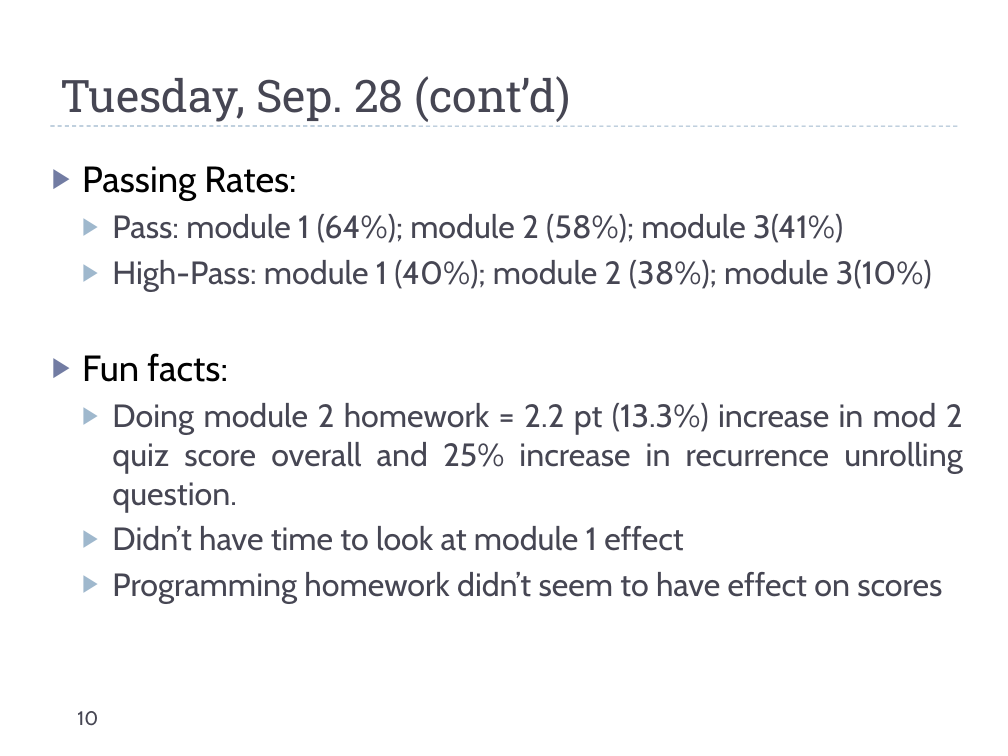
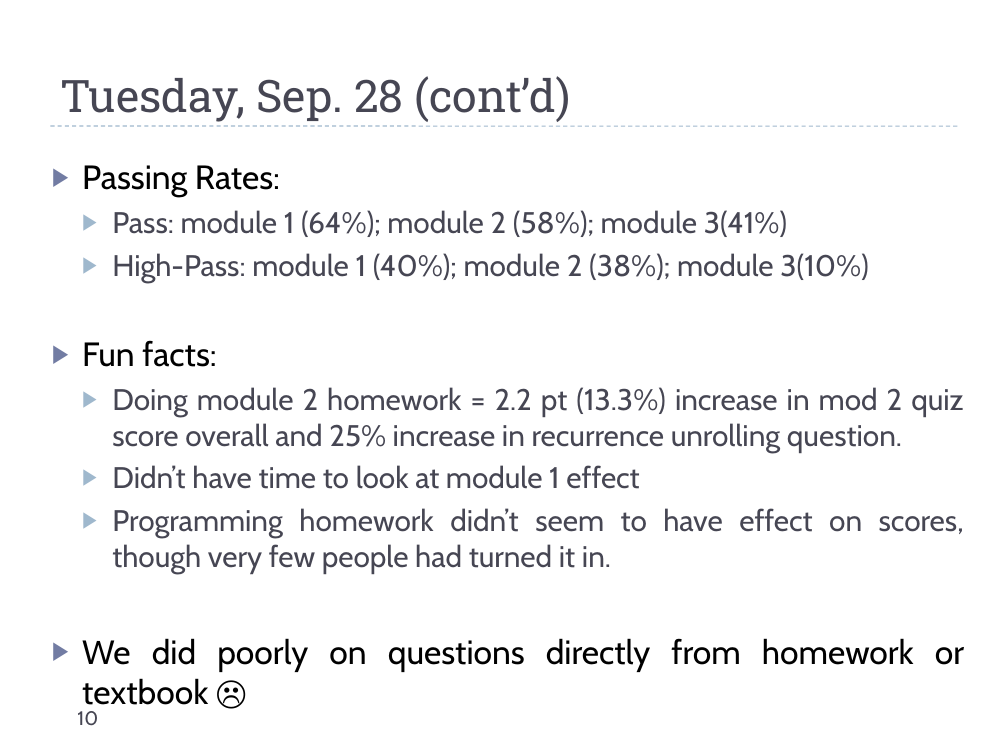
Before and after one commit to uva-cs/cs4102-f21, a slide deck: slide 10 of slides/dailyannouncements_mf.pptx. Drawn at 1008x756 pixels with LibreOffice and Linux fonts; fonts in the diff are those of the drawing. Boxes give left, top, right and bottom in pixels: in the first picture for what was removed or moved away, otherwise in the second. Text is boxed around its words. In the diff, an @@ line names an element or a change of style, - is before the commit and + after.

```diff
--- a/slides/dailyannouncements_mf.pptx
+++ b/slides/dailyannouncements_mf.pptx
@@ text at bbox=[82, 165, 963, 489]: size 26 to 24.1 pt in "Passing Rates:", "Fun facts:"; size 23 to 21.3 pt in "Pass: module 1 (64%); module 2 (58%); ...", "High-Pass: module 1 (40%); module 2 (38%); ...", "Doing module 2 homework = 2.2 pt ...", "Didn’t have time to look at module ..." @@
@@ text at bbox=[82, 508, 964, 712]: text changed; size 23 to 21.3 pt @@
-  ▶ Programming homework didn’t seem to have effect on scores
+  ▶ Programming homework didn’t seem to have effect on scores, though very few people had turned it in.
+▶ We did poorly on questions directly from homework or textbook ☹
```
Also in this commit, not shown: 2 other files.
